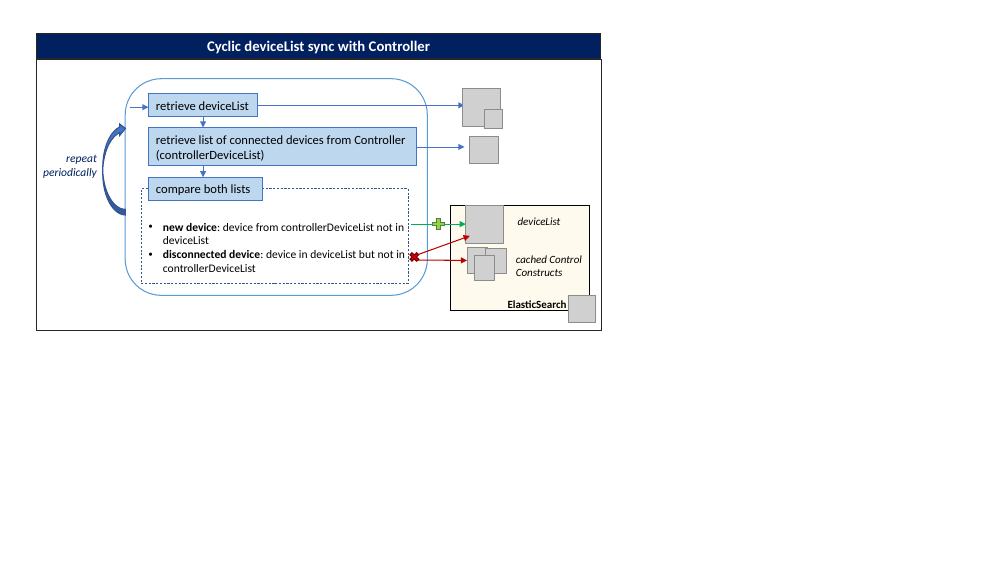
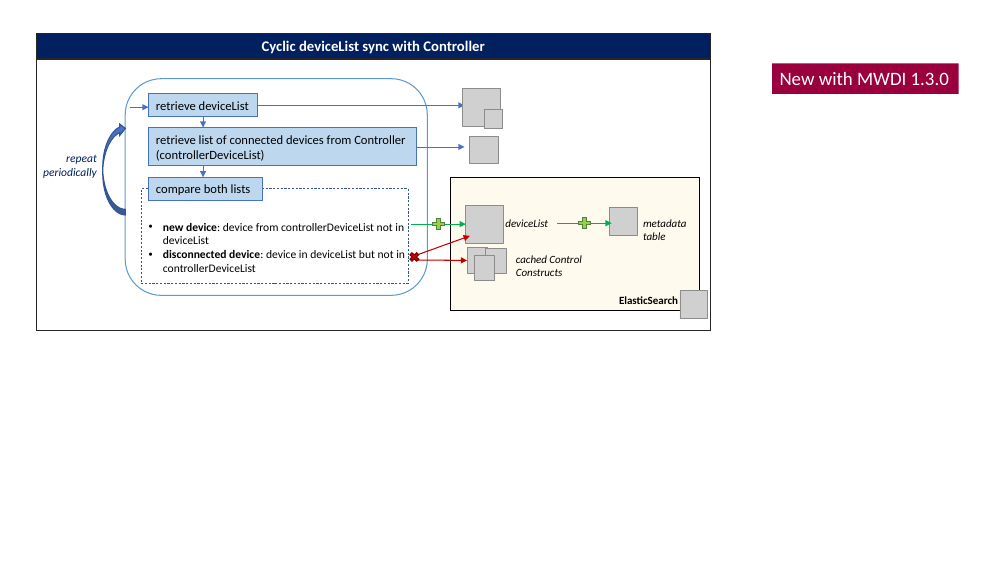
Before and after one commit to openBackhaul/MicroWaveDeviceInventory, a slide deck: slide 1 of spec/additionalDescription/pictures/CyclicCCRetrievalPics.pptx. Drawn at 1008x567 pixels with LibreOffice and Linux fonts; fonts in the diff are those of the drawing; grey boxes stand for pictures. Boxes give left, top, right and bottom in pixels: in the first picture for what was removed or moved away, otherwise in the second. Text is boxed around its words. In the diff, an @@ line names an element or a change of style, - is before the commit and + after.

```diff
--- a/spec/additionalDescription/pictures/CyclicCCRetrievalPics.pptx
+++ b/spec/additionalDescription/pictures/CyclicCCRetrievalPics.pptx
@@ rectangle "Cyclic deviceList sync with Controller": place and size @@
-rectangle "Cyclic deviceList sync with Controller" at (36,33,601,59)
+rectangle "Cyclic deviceList sync with Controller" at (36,33,710,59)
@@ rectangle: place and size @@
-rectangle at (36,59,601,330)
+rectangle at (36,59,710,330)
@@ rectangle added at (772,64,959,94), fill #9A003E, 18 pt, text #FFFFFF @@
+New with MWDI 1.3.0
@@ rectangle: place and size @@
-rectangle at (451,205,591,311)
+rectangle at (451,178,700,312)
@@ picture added at (610,208,637,235) @@
@@ text "deviceList": place and size @@
-text "deviceList" at (518,217,561,225)
+text "deviceList" at (505,219,548,227)
@@ arrow added from (557, 223) to (612, 223), #00B050 1 pt @@
@@ plus sign added at (577,216,593,231), fill #92D050, outline #548235 1 pt @@
@@ text added at (643,219,686,240), 10.5 pt, text #000000, italic @@
+metadata table
@@ picture removed at (569,296,596,323) @@
@@ text "ElasticSearch": place and size @@
-text "ElasticSearch" at (508,300,567,311)
+text "ElasticSearch" at (619,296,678,304)
@@ picture added at (680,291,707,318) @@
```
Also in this commit, not shown: 2 other slides changed, 1 slide added, 24 other files.
